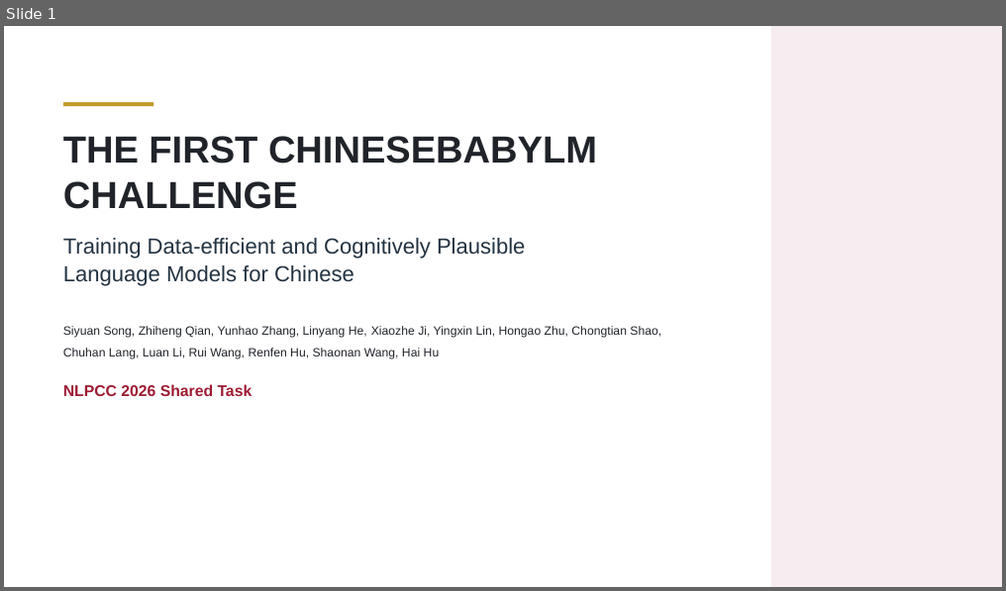
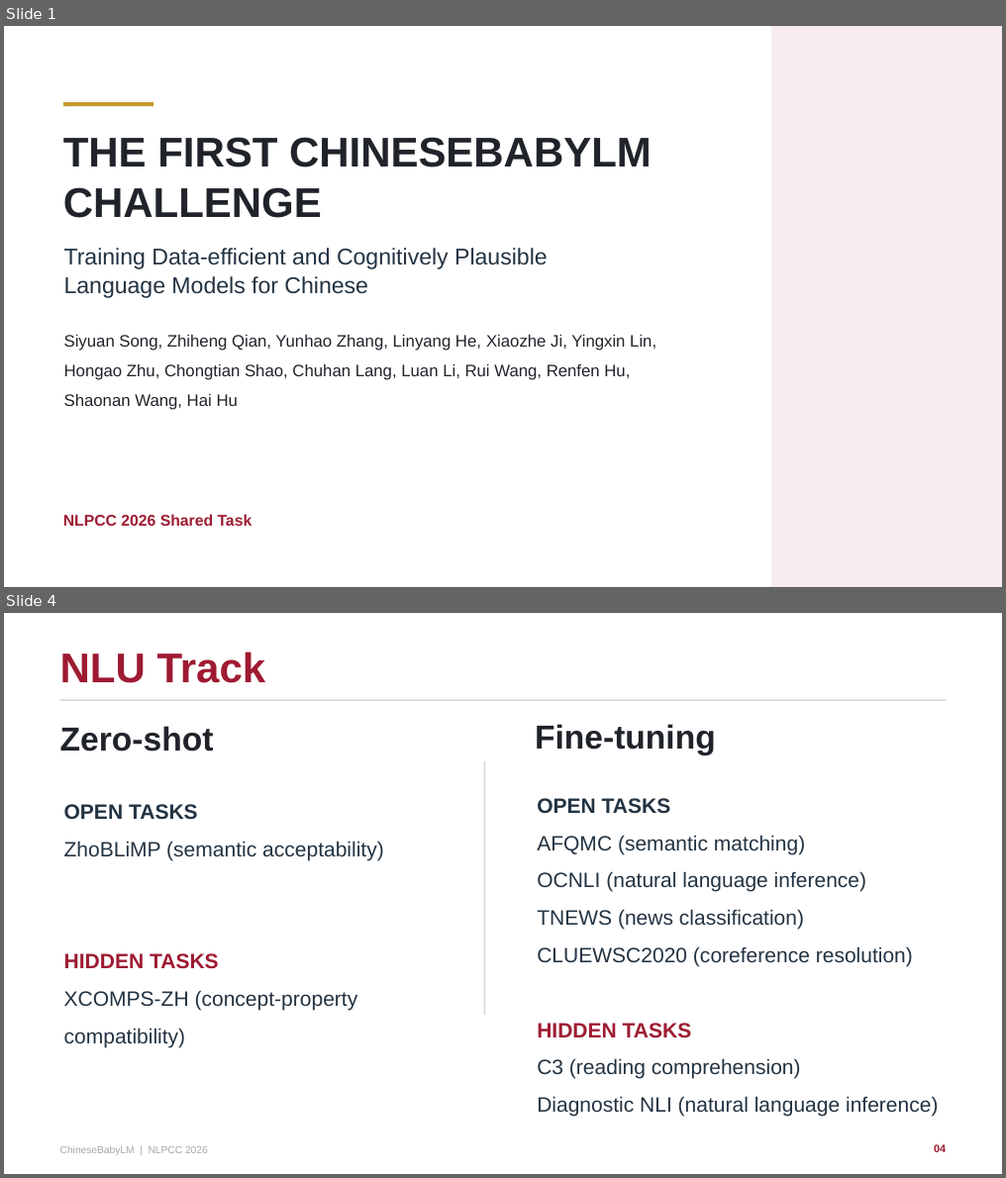
Before and after one commit to zh-qian2004/nlpcc-chinesebabylm-slide, a slide deck: ChineseBabyLM_NLPCC2026_Oral.pptx. Shown one above the other, each under a label of ours: slide 1 before the commit, slides 1 and 4 after it; the slides between them are not shown. The pictures are 1006x591 and 1006x1178 pixels, drawn with LibreOffice and Linux fonts; fonts in the diff are those of the drawing. Boxes give left, top, right and bottom in pixels: in the first picture for what was removed or moved away, otherwise in the second. Text is boxed around its words. In the diff, an @@ line names an element or a change of style, - is before the commit and + after.

```diff
--- a/ChineseBabyLM_NLPCC2026_Oral.pptx
+++ b/ChineseBabyLM_NLPCC2026_Oral.pptx
@@ slide 4 added at <box>4,613,1002,1174</box>, background #FFFFFF @@
@@ text added at <box>60,652,266,683</box>, 40 pt, text #9E1B32, bold @@
+NLU Track
@@ rectangle added at <box>60,700,945,701</box>, fill #D9D7D2 @@
@@ text added at <box>60,726,214,752</box>, 32 pt, text #20242A, bold @@
+Zero-shot
@@ text added at <box>535,724,716,756</box>, 32 pt, text #20242A, bold @@
+Fine-tuning
@@ rectangle added at <box>484,761,485,1016</box>, fill #D9D7D2 @@
@@ text added at <box>64,804,384,1048</box>, 20 pt, text #233342 @@
+OPEN TASKS
+ZhoBLiMP (semantic acceptability)
+HIDDEN TASKS
+XCOMPS-ZH (concept-property compatibility)
@@ text added at <box>537,798,938,1117</box>, 20 pt, text #233342 @@
+OPEN TASKS
+AFQMC (semantic matching)
+OCNLI (natural language inference)
+TNEWS (news classification)
+CLUEWSC2020 (coreference resolution)
+HIDDEN TASKS
+C3 (reading comprehension)
+Diagnostic NLI (natural language inference)
@@ text added at <box>60,1147,208,1156</box>, 9.8 pt, text #A5A9AE @@
+ChineseBabyLM | NLPCC 2026
@@ text added at <box>934,1145,945,1153</box>, 10.5 pt, text #9E1B32, bold @@
+04
@@ slide 1 changed as well @@
@@ text "THE FIRST CHINESEBABYLM CHALLENGE" at <box>63,137,651,218</box>: size 36.3 to 40 pt @@
@@ text "Training Data-efficient and Cognitively Plausible": place and size @@
-text "Training Data-efficient and Cognitively Plausible" at <box>63,238,525,286</box>
+text "Training Data-efficient and Cognitively Plausible" at <box>64,248,548,298</box>
@@ text "Training Data-efficient and Cognitively Plausible" at <box>64,248,548,298</box>: size 21 to 22 pt @@
@@ text "Siyuan Song, Zhiheng Qian, Yunhao ..." at <box>64,335,656,410</box>: size 11.6 to 16 pt @@
@@ text "NLPCC 2026 Shared Task": place and size @@
-text "NLPCC 2026 Shared Task" at <box>63,384,252,396</box>
+text "NLPCC 2026 Shared Task" at <box>63,514,252,526</box>
```
Also in this commit, not shown: 5 other slides changed, 3 other slides added, 1 slide removed, 4 other files.
